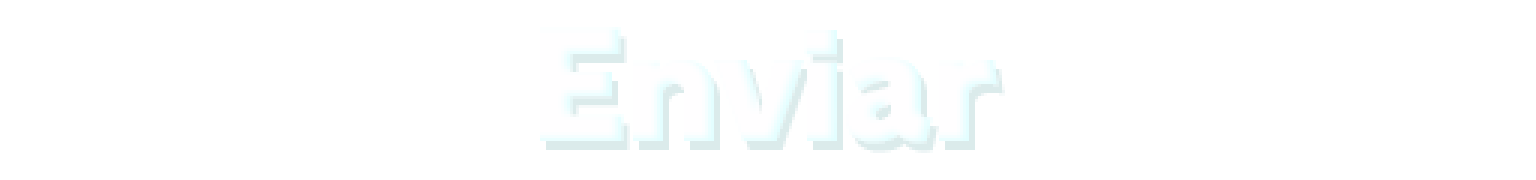
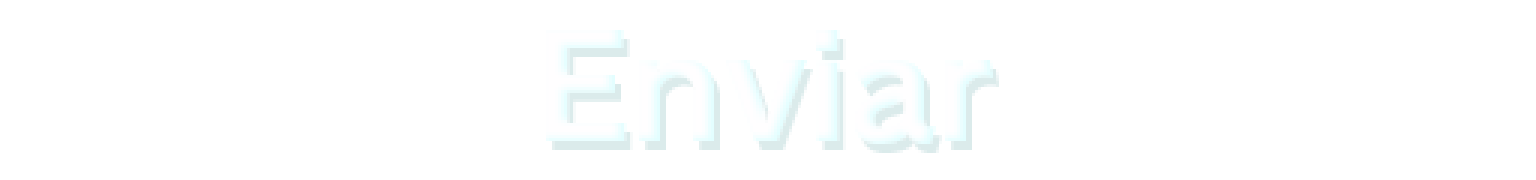
Before/after of a 1536px x 180px layered artwork. What changed in the layer stack:
added layer "Enviar" (1st of 2) above "Upload V2" over 546, 30, 993, 144
hid group "Agrupar 1" (5 layers) over 540, 27, 1005, 153
